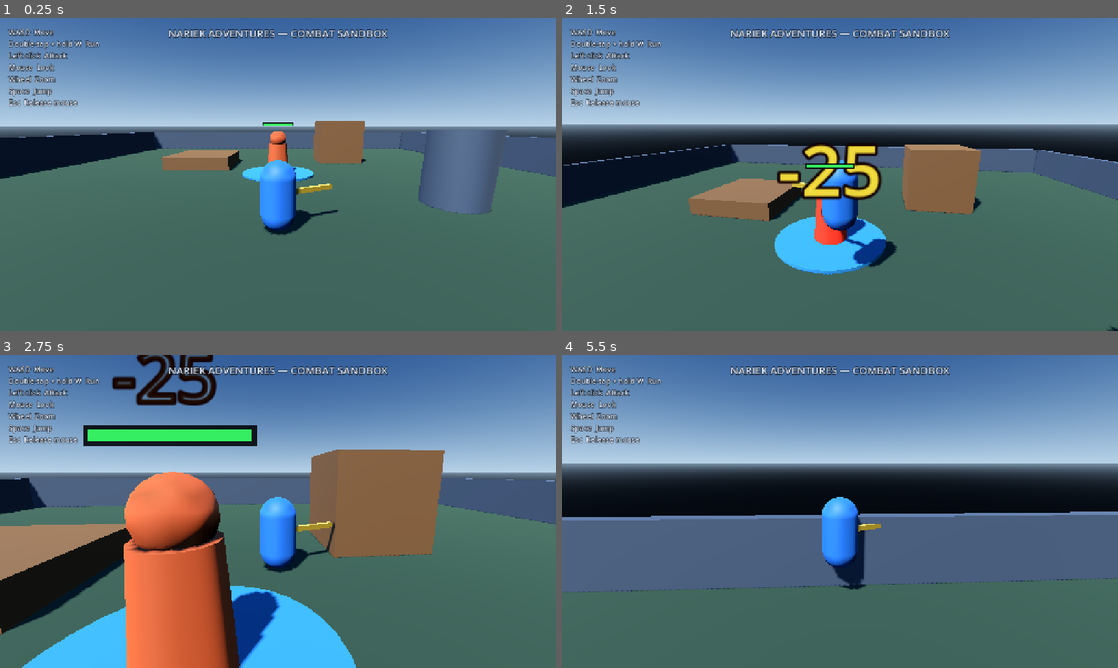
Above: before the commit, frames 1-4 (two rows, left to right).
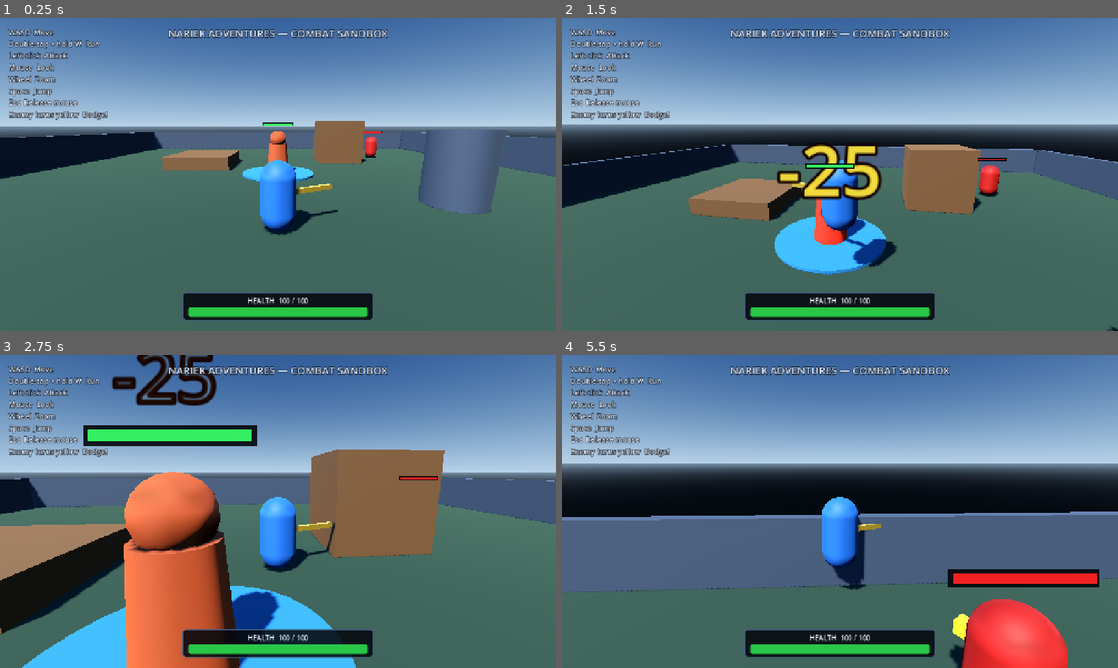
Above: after the commit, the same moments.

Repository: don-milsey-miller/nariek-adventures
Game: Godot game, scene res://scenes/main.tscn
The game is run twice, just before and just after one commit, with the same random seed, the same clock (stepped at 60 frames per second) and the same inputs.
Inputs (mouse positions are in pixels of both pictures, inside the frame that each line leads up to):
- Up to frame 1 (0.25 s): no input
- Up to frame 2 (1.5 s): tap Enter at 0.5 s; move the mouse to (867, 174) at 0.52 s; press the mouse at (867, 174) at 0.53 s; hold W (move_forward) from 0.53 s (still down); tap Space (jump) at 0.77 s; move the mouse to (812, 174) at 1.27 s; release the mouse at (812, 174) at 1.28 s; click (812, 174) at 1.35 s
- Up to frame 3 (2.75 s): keep holding W (move_forward); tap Space (jump) at 1.52 s; move the mouse to (289, 505) at 2.02 s; press the mouse at (289, 505) at 2.03 s
- Up to frame 4 (5.5 s): keep holding W (move_forward); move the mouse to (834, 517) at 2.77 s; release the mouse at (834, 517) at 2.78 s; click (834, 517) at 2.85 s; tap Space (jump) at 3.02, 3.77, 4.52 s; move the mouse to (878, 514) at 3.52 s; press the mouse at (878, 514) at 3.53 s; move the mouse to (795, 508) at 4.27 s; release the mouse at (795, 508) at 4.28 s; click (795, 508) at 4.35 s; move the mouse to (845, 511) at 5.02 s; press the mouse at (845, 511) at 5.03 s

The runs differ from the first frame. In frame 1, 3.5% of the frame differs, in the area x 1-69%, y 29-97%; in frame 2, 3.7%; in frame 3, 3.6%; in frame 4, 8.6%, in the area x 1-97%, y 29-100%.

Commit message:
Add first enemy combat loop

Diff:
--- a/project.godot
+++ b/project.godot
@@ -1,5 +1,10 @@
 ; Engine configuration file.
-; Edit this file through the Godot editor whenever possible.
+; It's best edited using the editor UI and not directly,
+; since the parameters that go here are not all obvious.
+;
+; Format:
+;   [section] ; section goes between []
+;   param=value ; assign values to parameters
 
 config_version=5
 
--- /dev/null
+++ b/scenes/enemies/basic_enemy.tscn
@@ -0,0 +1,85 @@
+[gd_scene load_steps=12 format=3]
+
+[ext_resource type="Script" path="res://scripts/basic_enemy.gd" id="1_enemy"]
+[ext_resource type="Script" path="res://scripts/components/health_component.gd" id="2_health"]
+
+[sub_resource type="CapsuleShape3D" id="CapsuleShape_enemy"]
+radius = 0.48
+height = 1.8
+
+[sub_resource type="StandardMaterial3D" id="Material_enemy"]
+albedo_color = Color(0.68, 0.12, 0.1, 1)
+roughness = 0.62
+
+[sub_resource type="CapsuleMesh" id="CapsuleMesh_enemy"]
+radius = 0.48
+height = 1.8
+radial_segments = 18
+rings = 8
+
+[sub_resource type="StandardMaterial3D" id="Material_facing"]
+albedo_color = Color(1, 0.72, 0.18, 1)
+roughness = 0.5
+
+[sub_resource type="BoxMesh" id="BoxMesh_facing"]
+material = SubResource("Material_facing")
+size = Vector3(0.22, 0.22, 0.3)
+
+[sub_resource type="StandardMaterial3D" id="Material_health_background"]
+transparency = 1
+shading_mode = 0
+albedo_color = Color(0.035, 0.04, 0.05, 0.9)
+billboard_mode = 1
+no_depth_test = true
+
+[sub_resource type="StandardMaterial3D" id="Material_health_fill"]
+transparency = 1
+shading_mode = 0
+albedo_color = Color(0.9, 0.12, 0.12, 1)
+billboard_mode = 1
+no_depth_test = true
+
+[sub_resource type="QuadMesh" id="QuadMesh_health_background"]
+material = SubResource("Material_health_background")
+size = Vector2(1.7, 0.2)
+
+[sub_resource type="QuadMesh" id="QuadMesh_health_fill"]
+material = SubResource("Material_health_fill")
+size = Vector2(1.6, 0.12)
+
+[node name="BasicEnemy" type="CharacterBody3D" groups=["enemies"]]
+collision_layer = 4
+collision_mask = 3
+floor_snap_length = 0.3
+script = ExtResource("1_enemy")
+
+[node name="CollisionShape3D" type="CollisionShape3D" parent="."]
+position = Vector3(0, 0.9, 0)
+shape = SubResource("CapsuleShape_enemy")
+
+[node name="Health" type="Node" parent="."]
+script = ExtResource("2_health")
+maximum_health = 75
+
+[node name="Visuals" type="Node3D" parent="."]
+
+[node name="Body" type="MeshInstance3D" parent="Visuals"]
+position = Vector3(0, 0.9, 0)
+material_override = SubResource("Material_enemy")
+mesh = SubResource("CapsuleMesh_enemy")
+
+[node name="FacingMarker" type="MeshInstance3D" parent="Visuals"]
+position = Vector3(0, 1.15, -0.5)
+mesh = SubResource("BoxMesh_facing")
+
+[node name="HealthBar" type="Node3D" parent="Visuals"]
+position = Vector3(0, 2.15, 0)
+
+[node name="Background" type="MeshInstance3D" parent="Visuals/HealthBar"]
+render_priority = 1
+mesh = SubResource("QuadMesh_health_background")
+
+[node name="Fill" type="MeshInstance3D" parent="Visuals/HealthBar"]
+position = Vector3(0, 0, 0.01)
+render_priority = 2
+mesh = SubResource("QuadMesh_health_fill")
--- a/scenes/main.tscn
+++ b/scenes/main.tscn
@@ -1,7 +1,8 @@
-[gd_scene load_steps=10 format=3]
+[gd_scene load_steps=11 format=3]
 
 [ext_resource type="PackedScene" path="res://scenes/player/player.tscn" id="1_player"]
 [ext_resource type="PackedScene" path="res://scenes/targets/training_dummy.tscn" id="2_dummy"]
+[ext_resource type="PackedScene" path="res://scenes/enemies/basic_enemy.tscn" id="3_enemy"]
 
 [sub_resource type="ProceduralSkyMaterial" id="ProceduralSkyMaterial_arena"]
 sky_top_color = Color(0.12, 0.24, 0.43, 1)
@@ -111,6 +112,9 @@
 [node name="TrainingDummy" parent="." instance=ExtResource("2_dummy")]
 position = Vector3(0, 0.1, 0)
 
+[node name="BasicEnemy" parent="." instance=ExtResource("3_enemy")]
+position = Vector3(8, 0.05, -7)
+
 [node name="Player" parent="." instance=ExtResource("1_player")]
 position = Vector3(0, 0.05, 7)
 
@@ -133,9 +137,9 @@
 offset_left = 20.0
 offset_top = 20.0
 offset_right = 500.0
-offset_bottom = 185.0
+offset_bottom = 210.0
 theme_override_colors/font_color = Color(0.9, 0.94, 1, 1)
 theme_override_colors/font_outline_color = Color(0.02, 0.03, 0.05, 0.9)
 theme_override_constants/outline_size = 6
 theme_override_font_sizes/font_size = 17
-text = "WASD  Move\nDouble-tap + hold W  Run\nLeft click  Attack\nMouse  Look\nWheel  Zoom\nSpace  Jump\nEsc  Release mouse"
+text = "WASD  Move\nDouble-tap + hold W  Run\nLeft click  Attack\nMouse  Look\nWheel  Zoom\nSpace  Jump\nEsc  Release mouse\nEnemy turns yellow  Dodge!"
--- a/scenes/player/player.tscn
+++ b/scenes/player/player.tscn
@@ -1,6 +1,7 @@
-[gd_scene load_steps=10 format=3]
+[gd_scene load_steps=14 format=3]
 
 [ext_resource type="Script" path="res://scripts/player_controller.gd" id="1_controller"]
+[ext_resource type="Script" path="res://scripts/components/health_component.gd" id="2_health"]
 
 [sub_resource type="CapsuleShape3D" id="CapsuleShape_player"]
 radius = 0.45
@@ -38,7 +39,37 @@
 [sub_resource type="BoxShape3D" id="BoxShape_melee"]
 size = Vector3(2.2, 1.8, 2.0)
 
-[node name="Player" type="CharacterBody3D"]
+[sub_resource type="StyleBoxFlat" id="StyleBox_health_panel"]
+bg_color = Color(0.025, 0.035, 0.055, 0.88)
+border_width_left = 2
+border_width_top = 2
+border_width_right = 2
+border_width_bottom = 2
+border_color = Color(0.25, 0.35, 0.5, 0.9)
+corner_radius_top_left = 8
+corner_radius_top_right = 8
+corner_radius_bottom_right = 8
+corner_radius_bottom_left = 8
+content_margin_left = 14.0
+content_margin_top = 8.0
+content_margin_right = 14.0
+content_margin_bottom = 8.0
+
+[sub_resource type="StyleBoxFlat" id="StyleBox_health_background"]
+bg_color = Color(0.08, 0.09, 0.11, 1)
+corner_radius_top_left = 5
+corner_radius_top_right = 5
+corner_radius_bottom_right = 5
+corner_radius_bottom_left = 5
+
+[sub_resource type="StyleBoxFlat" id="StyleBox_health_fill"]
+bg_color = Color(0.16, 0.78, 0.28, 1)
+corner_radius_top_left = 5
+corner_radius_top_right = 5
+corner_radius_bottom_right = 5
+corner_radius_bottom_left = 5
+
+[node name="Player" type="CharacterBody3D" groups=["player"]]
 collision_layer = 2
 collision_mask = 5
 floor_snap_length = 0.3
@@ -48,10 +79,14 @@
 position = Vector3(0, 0.9, 0)
 shape = SubResource("CapsuleShape_player")
 
+[node name="Health" type="Node" parent="."]
+script = ExtResource("2_health")
+
 [node name="Visuals" type="Node3D" parent="."]
 
 [node name="Body" type="MeshInstance3D" parent="Visuals"]
 position = Vector3(0, 0.9, 0)
+material_override = SubResource("Material_body")
 mesh = SubResource("CapsuleMesh_body")
 
 [node name="FacingMarker" type="MeshInstance3D" parent="Visuals"]
@@ -88,3 +123,47 @@
 [node name="Camera3D" type="Camera3D" parent="CameraPivot/SpringArm3D"]
 current = true
 fov = 70.0
+
+[node name="HUD" type="CanvasLayer" parent="."]
+layer = 10
+
+[node name="HealthPanel" type="PanelContainer" parent="HUD"]
+anchors_preset = 7
+anchor_left = 0.5
+anchor_top = 1.0
+anchor_right = 0.5
+anchor_bottom = 1.0
+offset_left = -220.0
+offset_top = -86.0
+offset_right = 220.0
+offset_bottom = -24.0
+grow_horizontal = 2
+grow_vertical = 0
+theme_override_styles/panel = SubResource("StyleBox_health_panel")
+
+[node name="HealthContent" type="VBoxContainer" parent="HUD/HealthPanel"]
+layout_mode = 2
+theme_override_constants/separation = 4
+
+[node name="HealthLabel" type="Label" parent="HUD/HealthPanel/HealthContent"]
+layout_mode = 2
+theme_override_colors/font_color = Color(0.92, 0.96, 1, 1)
+theme_override_font_sizes/font_size = 16
+text = "HEALTH  100 / 100"
+horizontal_alignment = 1
+
+[node name="HealthBar" type="ProgressBar" parent="HUD/HealthPanel/HealthContent"]
+custom_minimum_size = Vector2(0, 22)
+layout_mode = 2
+theme_override_styles/background = SubResource("StyleBox_health_background")
+theme_override_styles/fill = SubResource("StyleBox_health_fill")
+value = 100.0
+show_percentage = false
+
+[node name="RespawnLabel" type="Label" parent="HUD/HealthPanel/HealthContent"]
+visible = false
+layout_mode = 2
+theme_override_colors/font_color = Color(1, 0.68, 0.25, 1)
+theme_override_font_sizes/font_size = 15
+text = "Defeated — respawning..."
+horizontal_alignment = 1
--- /dev/null
+++ b/scripts/basic_enemy.gd
@@ -0,0 +1,212 @@
+extends CharacterBody3D
+class_name BasicEnemy
+
+enum EnemyState {
+	IDLE,
+	CHASE,
+	ATTACK,
+	DEFEATED,
+}
+
+const TELEGRAPH_COLOR := Color(1.0, 0.78, 0.12, 1.0)
+const DAMAGE_FLASH_COLOR := Color(1.0, 0.95, 0.92, 1.0)
+
+@export_category("Movement")
+@export_range(0.1, 10.0, 0.1) var move_speed: float = 3.2
+@export_range(0.1, 40.0, 0.1) var acceleration: float = 14.0
+@export_range(1.0, 30.0, 0.5) var detection_range: float = 8.0
+@export_range(1.0, 40.0, 0.5) var disengage_range: float = 12.0
+
+@export_category("Combat")
+@export_range(0.5, 5.0, 0.1) var attack_range: float = 1.8
+@export_range(1, 1000, 1) var attack_damage: int = 15
+@export_range(0.1, 3.0, 0.05) var attack_windup: float = 0.55
+@export_range(0.1, 5.0, 0.05) var attack_cooldown: float = 1.0
+@export_range(0.1, 10.0, 0.1) var respawn_delay: float = 4.0
+
+@onready var collision_shape: CollisionShape3D = $CollisionShape3D
+@onready var health: HealthComponent = $Health
+@onready var visuals: Node3D = $Visuals
+@onready var body_mesh: MeshInstance3D = $Visuals/Body
+@onready var health_fill: MeshInstance3D = $Visuals/HealthBar/Fill
+
+var current_state: EnemyState = EnemyState.IDLE
+var target: PlayerController
+var _spawn_position: Vector3
+var _body_material: StandardMaterial3D
+var _base_body_color: Color
+var _feedback_tween: Tween
+
+
+func _ready() -> void:
+	_spawn_position = global_position
+	_body_material = body_mesh.material_override.duplicate() as StandardMaterial3D
+	body_mesh.material_override = _body_material
+	_base_body_color = _body_material.albedo_color
+	target = get_tree().get_first_node_in_group("player") as PlayerController
+
+	health.health_changed.connect(_on_health_changed)
+	health.damaged.connect(_on_damaged)
+	health.died.connect(_on_died)
+	_on_health_changed(health.current_health, health.maximum_health)
+
+
+func _physics_process(delta: float) -> void:
+	if current_state == EnemyState.DEFEATED:
+		return
+
+	if target == null or not is_instance_valid(target):
+		target = get_tree().get_first_node_in_group("player") as PlayerController
+
+	if target == null or target.health.is_dead:
+		current_state = EnemyState.IDLE
+		_slow_to_stop(delta)
+		_apply_gravity_and_move(delta)
+		return
+
+	var distance_to_target := _flat_distance_to_target()
+
+	match current_state:
+		EnemyState.IDLE:
+			_slow_to_stop(delta)
+			if distance_to_target <= detection_range:
+				current_state = EnemyState.CHASE
+		EnemyState.CHASE:
+			if distance_to_target > disengage_range:
+				current_state = EnemyState.IDLE
+			elif distance_to_target <= attack_range:
+				_begin_attack()
+			else:
+				_chase_target(delta)
+		EnemyState.ATTACK:
+			_slow_to_stop(delta)
+
+	_apply_gravity_and_move(delta)
+
+
+func _chase_target(delta: float) -> void:
+	var direction := target.global_position - global_position
+	direction.y = 0.0
+	direction = direction.normalized()
+
+	velocity.x = move_toward(velocity.x, direction.x * move_speed, acceleration * delta)
+	velocity.z = move_toward(velocity.z, direction.z * move_speed, acceleration * delta)
+	_face_direction(direction, delta)
+
+
+func _slow_to_stop(delta: float) -> void:
+	velocity.x = move_toward(velocity.x, 0.0, acceleration * delta)
+	velocity.z = move_toward(velocity.z, 0.0, acceleration * delta)
+
+
+func _apply_gravity_and_move(delta: float) -> void:
+	if not is_on_floor():
+		velocity += get_gravity() * delta
+	move_and_slide()
+
+
+func _face_direction(direction: Vector3, delta: float) -> void:
+	if direction == Vector3.ZERO:
+		return
+	var target_yaw := atan2(-direction.x, -direction.z)
+	var turn_weight := clampf(10.0 * delta, 0.0, 1.0)
+	visuals.rotation.y = lerp_angle(visuals.rotation.y, target_yaw, turn_weight)
+
+
+func _begin_attack() -> void:
+	if current_state == EnemyState.ATTACK or health.is_dead:
+		return
+
+	current_state = EnemyState.ATTACK
+	velocity.x = 0.0
+	velocity.z = 0.0
+
+	var direction := target.global_position - global_position
+	direction.y = 0.0
+	_face_direction(direction.normalized(), 1.0)
+	_set_body_color(TELEGRAPH_COLOR)
+
+	await get_tree().create_timer(attack_windup).timeout
+	if current_state != EnemyState.ATTACK:
+		return
+
+	_set_body_color(_base_body_color)
+	if (
+		is_instance_valid(target)
+		and not target.health.is_dead
+		and _flat_distance_to_target() <= attack_range + 0.15
+	):
+		target.health.take_damage(attack_damage)
+
+	await get_tree().create_timer(attack_cooldown).timeout
+	if current_state == EnemyState.ATTACK:
+		current_state = EnemyState.CHASE
+
+
+func _flat_distance_to_target() -> float:
+	var offset := target.global_position - global_position
+	offset.y = 0.0
+	return offset.length()
+
+
+func _on_health_changed(current_health: int, maximum_health: int) -> void:
+	health_fill.scale.x = float(current_health) / float(maximum_health)
+
+
+func _on_damaged(amount: int) -> void:
+	_show_damage_number(amount)
+
+	if current_state == EnemyState.ATTACK:
+		return
+
+	if _feedback_tween != null and _feedback_tween.is_valid():
+		_feedback_tween.kill()
+
+	_set_body_color(DAMAGE_FLASH_COLOR)
+	_feedback_tween = create_tween()
+	_feedback_tween.tween_property(_body_material, "albedo_color", _base_body_color, 0.2)
+
+
+func _on_died() -> void:
+	current_state = EnemyState.DEFEATED
+	velocity = Vector3.ZERO
+	collision_shape.set_deferred("disabled", true)
+	visuals.visible = false
+
+	await get_tree().create_timer(respawn_delay).timeout
+
+	global_position = _spawn_position
+	health.reset_health()
+	_set_body_color(_base_body_color)
+	visuals.visible = true
+	collision_shape.set_deferred("disabled", false)
+	current_state = EnemyState.IDLE
+
+
+func _set_body_color(color: Color) -> void:
+	_body_material.albedo_color = color
+
+
+func _show_damage_number(amount: int) -> void:
+	var damage_label := Label3D.new()
+	damage_label.text = "-%d" % amount
+	damage_label.position = Vector3(0.0, 2.25, 0.0)
+	damage_label.billboard = BaseMaterial3D.BILLBOARD_ENABLED
+	damage_label.fixed_size = true
+	damage_label.font_size = 64
+	damage_label.modulate = Color(1.0, 0.82, 0.2, 1.0)
+	damage_label.outline_modulate = Color(0.08, 0.03, 0.01, 1.0)
+	damage_label.outline_size = 10
+	damage_label.no_depth_test = true
+	add_child(damage_label)
+
+	var float_tween := create_tween()
+	float_tween.set_parallel(true)
+	float_tween.tween_property(
+		damage_label,
+		"position",
+		damage_label.position + Vector3(0.0, 0.75, 0.0),
+		0.65
+	).set_trans(Tween.TRANS_QUAD).set_ease(Tween.EASE_OUT)
+	float_tween.tween_property(damage_label, "modulate:a", 0.0, 0.65)
+	float_tween.chain().tween_callback(damage_label.queue_free)
--- a/scripts/player_controller.gd
+++ b/scripts/player_controller.gd
@@ -1,5 +1,7 @@
 extends CharacterBody3D
 class_name PlayerController
+
+const PLAYER_DAMAGE_FLASH_COLOR := Color(1.0, 0.18, 0.12, 1.0)
 
 @export_category("Movement")
 @export_range(0.1, 20.0, 0.1) var move_speed: float = 6.0
@@ -15,6 +17,7 @@
 @export_range(0.1, 2.0, 0.05) var basic_attack_cooldown: float = 0.55
 @export_range(0.01, 0.5, 0.01) var basic_attack_hit_delay: float = 0.09
 @export_range(0.05, 0.5, 0.01) var basic_attack_swing_duration: float = 0.18
+@export_range(0.1, 10.0, 0.1) var respawn_delay: float = 2.0
 
 @export_category("Camera")
 @export_range(0.0005, 0.02, 0.0005) var mouse_sensitivity: float = 0.003
@@ -24,26 +27,49 @@
 @export_range(5.0, 12.0, 0.1) var maximum_zoom: float = 8.0
 @export_range(0.1, 2.0, 0.1) var zoom_step: float = 0.6
 
+@onready var collision_shape: CollisionShape3D = $CollisionShape3D
+@onready var health: HealthComponent = $Health
 @onready var visuals: Node3D = $Visuals
+@onready var body_mesh: MeshInstance3D = $Visuals/Body
 @onready var weapon_pivot: Node3D = $Visuals/WeaponPivot
 @onready var melee_hitbox: Area3D = $Visuals/MeleeHitbox
 @onready var melee_collision_shape: CollisionShape3D = $Visuals/MeleeHitbox/CollisionShape3D
 @onready var camera_pivot: Node3D = $CameraPivot
 @onready var spring_arm: SpringArm3D = $CameraPivot/SpringArm3D
+@onready var health_label: Label = $HUD/HealthPanel/HealthContent/HealthLabel
+@onready var health_bar: ProgressBar = $HUD/HealthPanel/HealthContent/HealthBar
+@onready var respawn_label: Label = $HUD/HealthPanel/HealthContent/RespawnLabel
 
 var _camera_pitch: float = 0.0
 var _last_forward_press_msec: int = -1
 var _is_running: bool = false
 var _can_attack: bool = true
 var _attack_tween: Tween
+var _spawn_position: Vector3
+var _is_defeated: bool = false
+var _body_material: StandardMaterial3D
+var _base_body_color: Color
+var _damage_feedback_tween: Tween
 
 
 func _ready() -> void:
+	_spawn_position = global_position
 	_camera_pitch = spring_arm.rotation.x
+	_body_material = body_mesh.material_override.duplicate() as StandardMaterial3D
+	body_mesh.material_override = _body_material
+	_base_body_color = _body_material.albedo_color
+	health.health_changed.connect(_on_health_changed)
+	health.damaged.connect(_on_damaged)
+	health.died.connect(_on_died)
+	_on_health_changed(health.current_health, health.maximum_health)
 	Input.mouse_mode = Input.MOUSE_MODE_CAPTURED
 
 
 func _physics_process(delta: float) -> void:
+	if _is_defeated:
+		velocity = Vector3.ZERO
+		return
+
 	var input_vector := Input.get_vector(
 		"move_left",
 		"move_right",
@@ -129,13 +155,16 @@
 
 
 func _try_basic_attack() -> void:
-	if not _can_attack:
+	if not _can_attack or _is_defeated:
 		return
 
 	_can_attack = false
 	_play_basic_attack_animation()
 
 	await get_tree().create_timer(basic_attack_hit_delay).timeout
+	if _is_defeated:
+		_can_attack = true
+		return
 	_deal_basic_attack_damage()
 
 	var remaining_cooldown := maxf(basic_attack_cooldown - basic_attack_hit_delay, 0.0)
@@ -184,6 +213,48 @@
 	_attack_tween.tween_property(weapon_pivot, "rotation:y", deg_to_rad(-65.0), 0.12)
 
 
+func _on_health_changed(current_health: int, maximum_health: int) -> void:
+	health_bar.max_value = maximum_health
+	health_bar.value = current_health
+	health_label.text = "HEALTH  %d / %d" % [current_health, maximum_health]
+
+
+func _on_damaged(_amount: int) -> void:
+	if _damage_feedback_tween != null and _damage_feedback_tween.is_valid():
+		_damage_feedback_tween.kill()
+
+	_body_material.albedo_color = PLAYER_DAMAGE_FLASH_COLOR
+	_damage_feedback_tween = create_tween()
+	_damage_feedback_tween.tween_property(_body_material, "albedo_color", _base_body_color, 0.25)
+
+
+func _on_died() -> void:
+	if _is_defeated:
+		return
+
+	_is_defeated = true
+	_is_running = false
+	_can_attack = false
+	velocity = Vector3.ZERO
+	if _attack_tween != null and _attack_tween.is_valid():
+		_attack_tween.kill()
+	weapon_pivot.rotation.y = deg_to_rad(-65.0)
+	collision_shape.set_deferred("disabled", true)
+	visuals.visible = false
+	respawn_label.visible = true
+
+	await get_tree().create_timer(respawn_delay).timeout
+
+	global_position = _spawn_position
+	health.reset_health()
+	_body_material.albedo_color = _base_body_color
+	visuals.visible = true
+	respawn_label.visible = false
+	collision_shape.set_deferred("disabled", false)
+	_is_defeated = false
+	_can_attack = true
+
+
 func _get_camera_relative_direction(input_vector: Vector2) -> Vector3:
 	if input_vector == Vector2.ZERO:
 		return Vector3.ZERO
Not shown, added: scripts/basic_enemy.gd.uid
Not shown, changed: README.md
